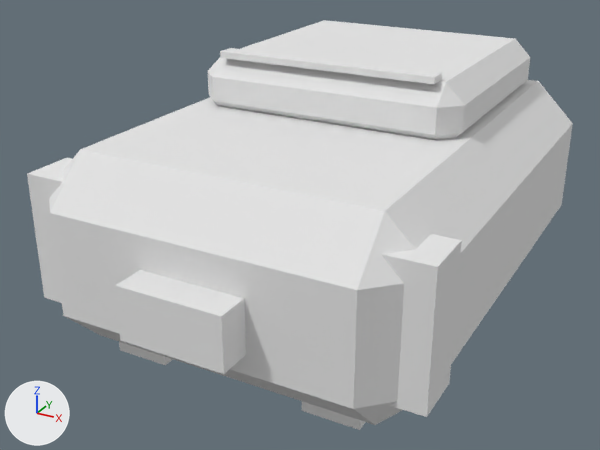
The glTF model game/assets/interior/carry_backpack.glb, before and after one commit.
Camera for both pictures: a 50 mm lens placed at (0.285, -0.585, 0.346), pointed at (-0.016, -0.037, 0.072). Arrows for +X, +Y and +Z are at lower left; the lights stay in place. The picture after the commit comes second. Where no turn or scale is listed for an object, it has been applied to the vertices. Vertices at exactly the same position are counted once.

Objects in the first picture: 'CarryBackpack_Body'.
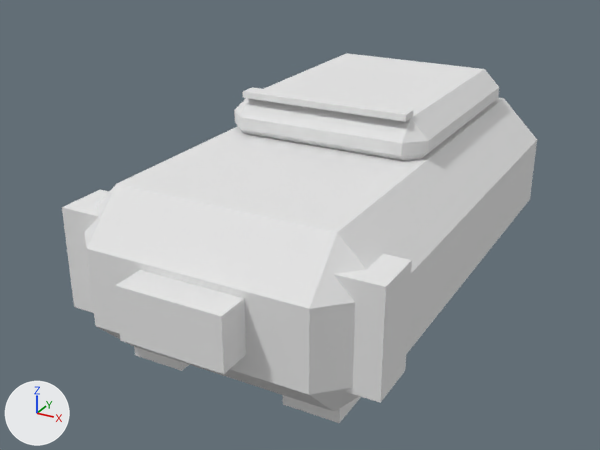
What differs and where, as boxes [x1, y1, x2, y2] in the pictures (600 x 450 px; the box of a moved part takes in the faces that stretch with it):
'CarryBackpack_Body', reshaped (13% narrower, 10% shorter): before [27, 20, 573, 430]; after [62, 53, 537, 423]
part 1 of me_pack_body, moved or reshaped: before [27, 158, 462, 417]; after [62, 190, 412, 403]
part 2 of me_pack_body, moved or reshaped: before [220, 48, 442, 84]; after [243, 87, 413, 122]
part 3 of me_pack_body, moved or reshaped: before [119, 342, 173, 365]; after [134, 346, 190, 371]
part 4 of me_pack_body, moved or reshaped: before [302, 401, 366, 430]; after [283, 395, 361, 423]
part 5 of me_pack_body, moved or reshaped: before [49, 20, 573, 425]; after [85, 53, 537, 411]

Patch to the scene script:
```diff
--- a/game/assets/interior/carry_backpack.glb.py
+++ b/game/assets/interior/carry_backpack.glb.py
@@ me_pack_body @@
 # used by ob_carrybackpack_body; location = (0.0, 0.0, 0.0)
-me_pack_body.from_pydata(...)  # 88 vertices, 148 faces; spans x -0.154..0.154, y -0.235..0.21, z 0.0..0.207
+me_pack_body.from_pydata(...)  # 88 vertices, 148 faces; spans x -0.124..0.124, y -0.235..0.21, z 0.0..0.177
+# me_pack_body part 1: the loose piece of 8 vertices spanning x -0.154..0.154, y -0.19..-0.15, z 0.042..0.142 is scaled about its middle by (0.805, 1, 0.8), then moved by (0.0, 0.0, -0.01)
+# me_pack_body part 2: the loose piece of 8 vertices spanning x -0.09..0.09, y -0.035..-0.02, z 0.202..0.207 is scaled about its middle by (0.778, 1, 1), then moved by (0.0, 0.0, -0.03)
+# me_pack_body part 3: the loose piece of 8 vertices spanning x -0.102..-0.058, y -0.17..0.16, z 0.0..0.012 is moved by (0.015, 0.0, 0.0)
+# me_pack_body part 4: the loose piece of 8 vertices spanning x 0.058..0.102, y -0.17..0.16, z 0.0..0.012 is moved by (-0.015, 0.0, 0.0)
+# me_pack_body part 5: 48 of 88 vertices moved; they spanned x -0.15..0.15, y -0.21..0.21, z 0.012..0.202 and now span x -0.12..0.12, y -0.21..0.21, z 0.012..0.172; mean shift (0.0, 0.0, -0.017); largest move (-0.095, -0.04, 0.187) -> (-0.07, -0.04, 0.157)
 me_pack_body.materials.append(mat_tp_atlas_1a_d)
```
